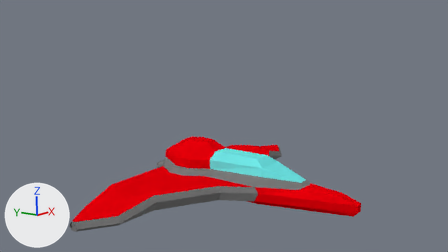
The Blender file assets/blend/ship.blend, before and after one commit.
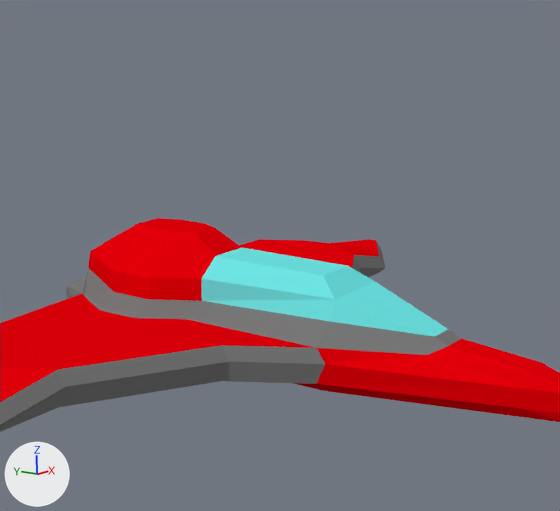
Old and new are each drawn from the file's camera 'Camera' and again close up on the part from 29% to 78% of the width and 20% to 100% of the height. Arrows for +X, +Y and +Z are at lower left; the lights stay in place.

Names of what the first close-up shows: 'ship'.
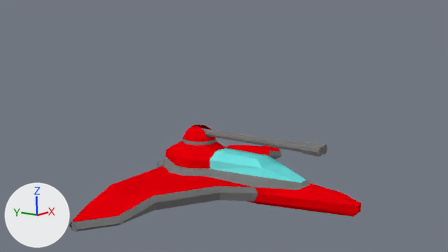
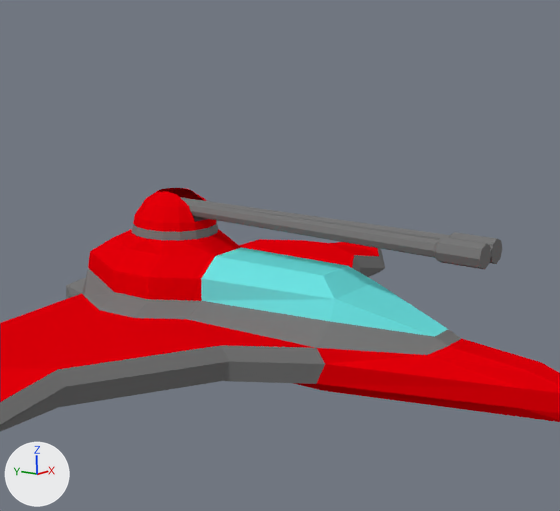
The newer file is also rescaled (x1.5), turned or shifted as a whole; pictures and numbers use the older file's frame.

Pixel boxes (x1, y1, x2, y2) of what changed, in the close-ups (560 x 511 px; the box of a moved part takes in the faces that stretch with it):
'ship', reshaped
    before: (0, 218, 560, 432)
    after: (0, 229, 560, 432)
'shotgun', added
    after: (180, 197, 502, 270)
'turret', added (red)
    after: (132, 188, 218, 240)
    faces in mat_ship (red #e7000a): (133, 188, 217, 232)
    faces in mat_outline (grey #797979): (132, 216, 218, 240)
part 1 of me_plane, moved or reshaped
    before: (0, 218, 385, 425)
    after: (0, 229, 385, 424)

The edits, one by one:
me_plane is used by ob_ship; location (0.0, 0.0, 0.0).
me_plane had 193 vertices, 203 faces and spanned x -9.1..9.1, y -9.8..2.8, z -0.8..1.8.
me_plane now has 201 vertices, 216 faces and spans x -9.1..9.1, y -9.8..2.8, z -0.8..1.7.
Part 1, on me_plane:
4 vertices are removed from x -0.5..0.6, y -0.3..0.4, z 1.8.
49 faces are deleted.
4 vertices move from x -0.3..0.4, y -0.8..0.9, z 1.8 to x -0.4..0.4, y -0.9..0.9, z 1.7.
12 vertices are added at x -1.0..1.0, y -1.0..1.0, z 1.7.
51 new faces join them, mat_ship (red #e7000a).
11 new faces join them, mat_outline (grey #797979).
Mesh me_plane_001 is new.
It has 83 vertices, 68 faces and spans x -1.48..1.52, y -1.54..1.46, z 0.0..1.42.
Faces by material slot: [52, 16].
It uses material mat_ship (red #e7000a).
It uses material mat_outline (grey #797979).
Mesh me_cube_001_cube_002 is new.
It has 64 vertices, 52 faces and spans x -0.77..0.77, y -0.39..0.38, z -0.15..11.77.
It uses material mat_outline (grey #797979).
Object 'turret' (ob_turret) is new; it shows me_plane_001.
Its location is (-0.01, 0.03, 1.69).
Its scale is (0.667, 0.667, 0.667).
Object 'shotgun' (ob_shotgun) is new; it shows me_cube_001_cube_002.
Its location is (-0.01, 0.03, 2.29).
Its rotation in degrees is (90, 0, 0).
Its scale is (0.667, 0.667, 0.667).
